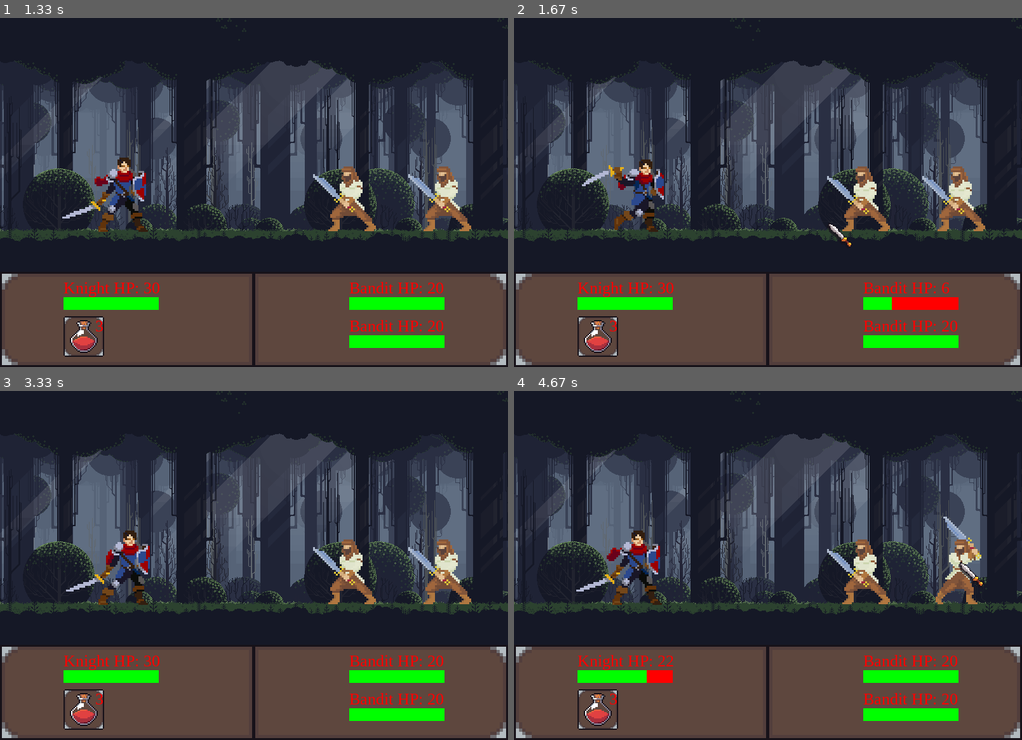
Above: before the commit, frames 1-4 (two rows, left to right).
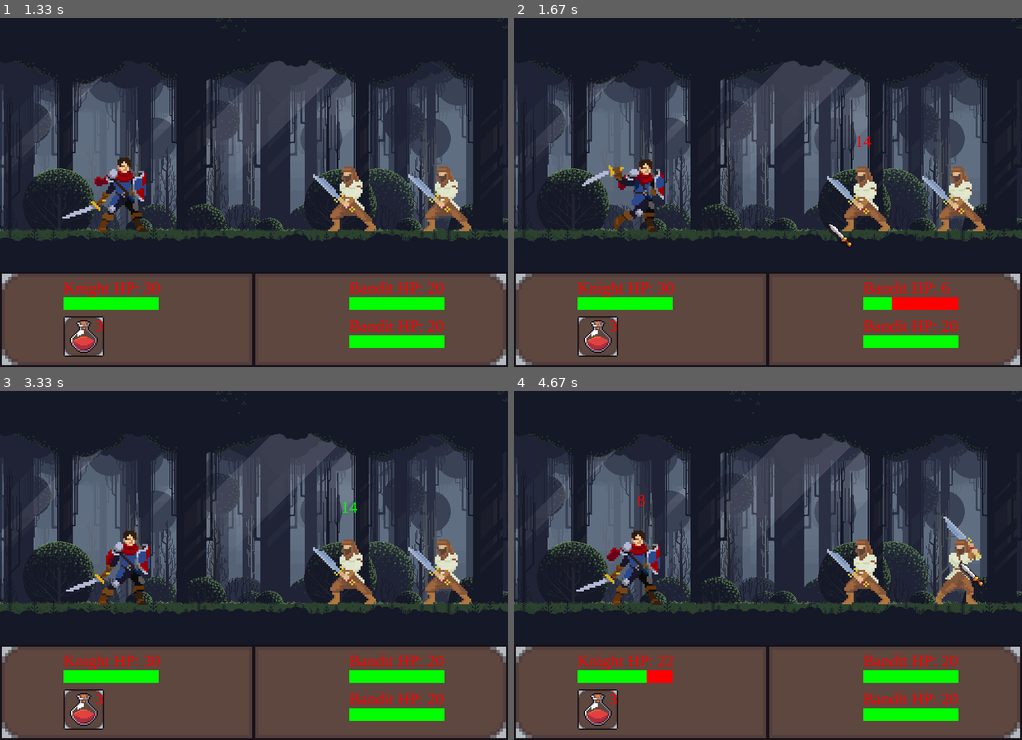
Above: after the commit, the same moments.

Repository: LukasKryzauskasCodeAcademy/PTUA11_PyGame
Game: pygame game, started from game.py
Same seed, same stepped clock (60 frames per second), same inputs: the game is played once before the commit and once after it.
Inputs (mouse positions are in pixels of both pictures, inside the frame that each line leads up to):
- Up to frame 1 (1.33 s): click (416, 182) at 0.38 s; click (254, 216) at 0.72 s
- Up to frame 2 (1.67 s): click (828, 223) at 1.55 s
- Up to frame 3 (3.33 s): click (264, 446) at 1.88 s; click (350, 562) at 2.72 s; click (182, 492) at 3.05 s
- Up to frame 4 (4.67 s): click (900, 534) at 3.38 s; click (925, 558) at 3.72 s; click (874, 502) at 4.05 s; click (961, 562) at 4.38 s

Frame 1 is identical in both runs. In frame 2, less than 0.1% of the frame differs, in the area x 67-71%, y 33-37%; in frame 3, less than 0.1%; in frame 4, less than 0.1%.

Commit message:
Added text sprite to show healing and damage. Moved font to Drawing class.

Diff:
--- a/app/Button.py
+++ b/app/Button.py
@@ -1,6 +1,6 @@
 import pygame
 
-
+#TODO maybe move to Drawing class
 class Button:
     def __init__(self, surface, x, y, image, size_x, size_y):
         self.image = pygame.transform.scale(image, (size_x, size_y))
--- a/app/Drawing.py
+++ b/app/Drawing.py
@@ -13,6 +13,9 @@
 
 screen = pygame.display.set_mode((screen_width, screen_height))
 
+# Define fonts
+font = pygame.font.SysFont('Times New Roman', 26)
+
 
 class Drawer:
     # Load images
@@ -26,7 +29,7 @@
     potion_img = pygame.image.load('app/img/Icons/potion.png').convert_alpha()
 
     # Function for drawing text
-    def draw_text(self, text, font, text_color, x, y):
+    def draw_text(self, text, text_color, x, y):
         img = font.render(text, True, text_color)
         screen.blit(img, (x, y))
 
@@ -37,13 +40,30 @@
 
     # Function for drawing panel
     def draw_panel(self, knight, bandit_list):
-        from app import font
         # Draw panel rectangle
         screen.blit(self.panel_img, (0, screen_height - bottom_panel))
         # Show knight stats
-        self.draw_text(f'{knight.name} HP: {knight.hp}', font, red, 100,
+        self.draw_text(f'{knight.name} HP: {knight.hp}', red, 100,
                        screen_height - bottom_panel + 10)
         for count, bandit in enumerate(bandit_list):
             # Show name and health for each bandit
-            self.draw_text(f'{bandit.name} HP: {bandit.hp}', font, red, 550,
+            self.draw_text(f'{bandit.name} HP: {bandit.hp}', red, 550,
                            (screen_height - bottom_panel + 10) + count * 60)
+
+
+# Sprite class has an inbuilt draw and update method
+class DamageText(pygame.sprite.Sprite):
+    def __init__(self, x, y, damage, color):
+        pygame.sprite.Sprite.__init__(self)
+        self.image = font.render(damage, True, color)
+        self.rect = self.image.get_rect()
+        self.rect.center = (x, y)
+        self.counter = 0
+
+    def update(self):
+        # Move damage text up
+        self.rect.y -= 1
+        # Delete text after a few seconds
+        self.counter += 1
+        if self.counter > 30:
+            self.kill()
--- a/app/Fighter.py
+++ b/app/Fighter.py
@@ -1,6 +1,6 @@
 import pygame
 import random
-from .Drawing import red, green
+from .Drawing import red, green, DamageText
 
 
 class Fighter:
@@ -56,6 +56,8 @@
         self.update_time = pygame.time.get_ticks()
 
     def attack(self, target):
+        from app import damage_text_group
+
         rand = random.randint(-5, 5)
         damage = self.strength + rand
         # Deal damage to enemy
@@ -64,6 +66,8 @@
         if target.hp < 1:
             target.hp = 0
             target.alive = False
+        damage_text = DamageText(target.rect.centerx, target.rect.y, str(damage), red)
+        damage_text_group.add(damage_text)
         # Set variables to attack animation
         self.action = 1
         self.frame_index = 0
--- a/app/__init__.py
+++ b/app/__init__.py
@@ -1,17 +1,17 @@
 import pygame
+pygame.init()
 from config import Config
 from .Fighter import Fighter, HealthBar
-from .Drawing import Drawer, red, screen, screen_width, bottom_panel, screen_height
+from .Drawing import Drawer, DamageText, green, red, screen, screen_width, bottom_panel, screen_height
 from .Button import Button
 
 conf = Config()
-pygame.init()
 
 # Parameters
 fps = conf.FPS
-# Define fonts
-font = pygame.font.SysFont('Times New Roman', 26)
 
+# Group is similar to python list
+damage_text_group = pygame.sprite.Group()
 
 class CreateApp:
     # Parameters
@@ -64,6 +64,10 @@
                 bandit.update()
                 bandit.draw(screen)
 
+            # Draw damage text
+            damage_text_group.update()
+            damage_text_group.draw(screen)
+
             # Control player actions
             # Reset action variables
             self.attack = False
@@ -86,7 +90,7 @@
             # Draw buttons
             if potion_button.draw():
                 self.potion = True
-            self.drawer.draw_text(str(self.knight.potions), font, red, 150, screen_height - bottom_panel + 70)
+            self.drawer.draw_text(str(self.knight.potions), red, 150, screen_height - bottom_panel + 70)
 
             # Player action
             if self.knight.alive:
@@ -110,6 +114,10 @@
                                     heal_amount = self.knight.max_hp - self.knight.hp
                                 self.knight.hp += heal_amount
                                 self.knight.potions -= 1
+                                # Healing text
+                                damage_text = DamageText(self.knight.rect.centerx, self.knight.rect.y, str(heal_amount),
+                                                         green)
+                                damage_text_group.add(damage_text)
 
                                 self.current_fighter += 1
                                 self.action_cooldown = 0
@@ -129,6 +137,10 @@
                                     heal_amount = bandit.max_hp - bandit.hp
                                 bandit.hp += heal_amount
                                 bandit.potions -= 1
+                                # Healing text
+                                damage_text = DamageText(bandit.rect.centerx, bandit.rect.y, str(heal_amount),
+                                                         green)
+                                damage_text_group.add(damage_text)
 
                                 self.current_fighter += 1
                                 self.action_cooldown = 0
